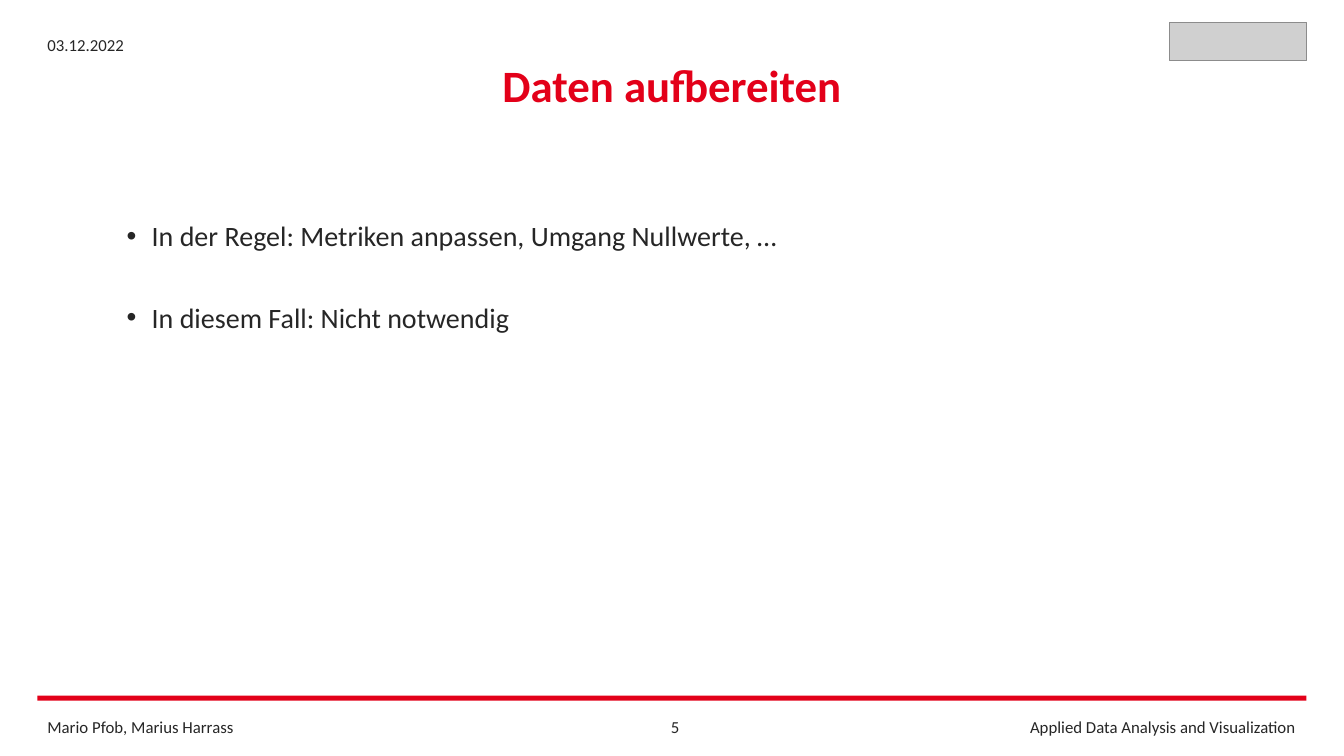
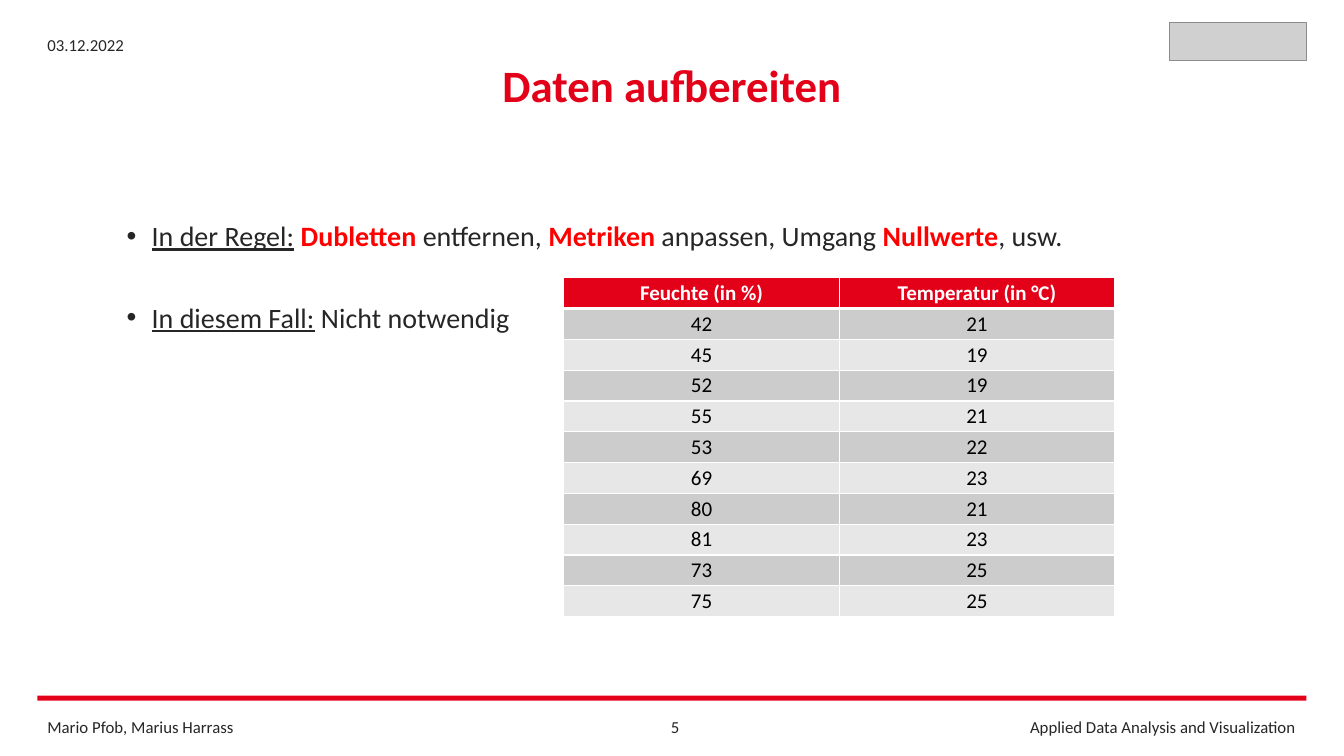
Before and after one commit to FrankCastlepancakes/ClusteringScikitLearn, a slide deck: slide 5 of Clustering_Scikit_Learn.pptx. Drawn at 1344x756 pixels with LibreOffice and Linux fonts; fonts in the diff are those of the drawing; grey boxes stand for pictures. Boxes give left, top, right and bottom in pixels: in the first picture for what was removed or moved away, otherwise in the second. Text is boxed around its words. In the diff, an @@ line names an element or a change of style, - is before the commit and + after.

Commit message:
Added more text to presentation

```diff
--- a/Clustering_Scikit_Learn.pptx
+++ b/Clustering_Scikit_Learn.pptx
@@ text at box(152, 226, 1063, 251): text changed @@
-• In der Regel: Metriken anpassen, Umgang Nullwerte, …
+• In der Regel: Dubletten entfernen, Metriken anpassen, Umgang Nullwerte, usw.
@@ table added at box(564, 278, 1114, 617), 11 rows, 2 columns @@
+Feuchte (in %) | Temperatur (in °C)
+42 | 21
+45 | 19
+52 | 19
+55 | 21
+53 | 22
+69 | 23
+80 | 21
+81 | 23
+73 | 25
+75 | 25
@@ text at box(152, 308, 510, 333): underline on in "In diesem Fall:" @@
```
Also in this commit, not shown: 4 other slides changed, 2 other files.
